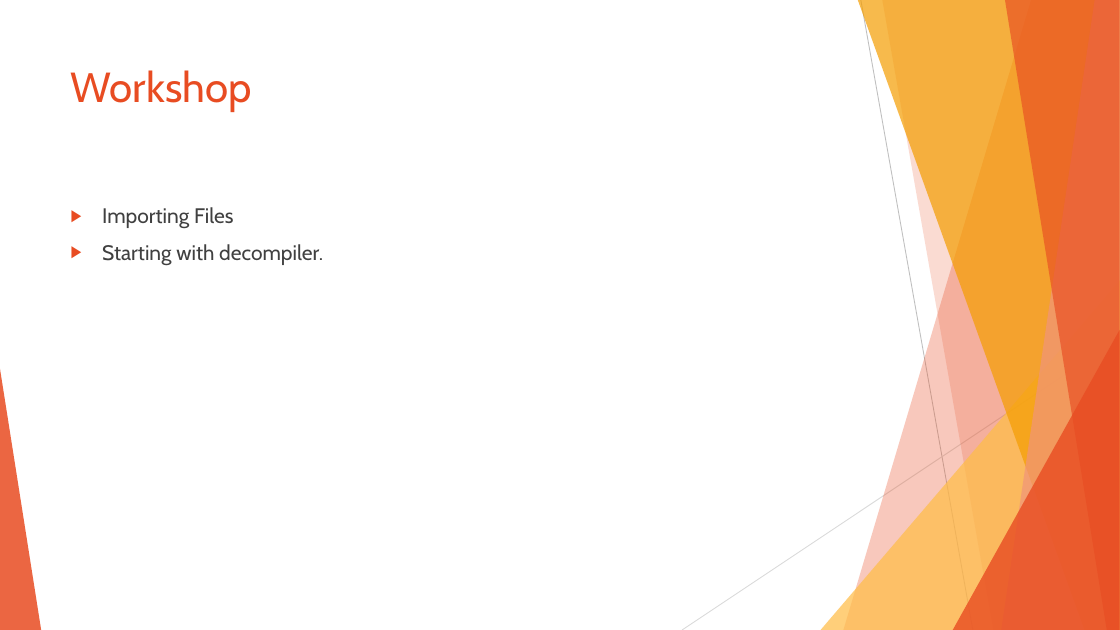
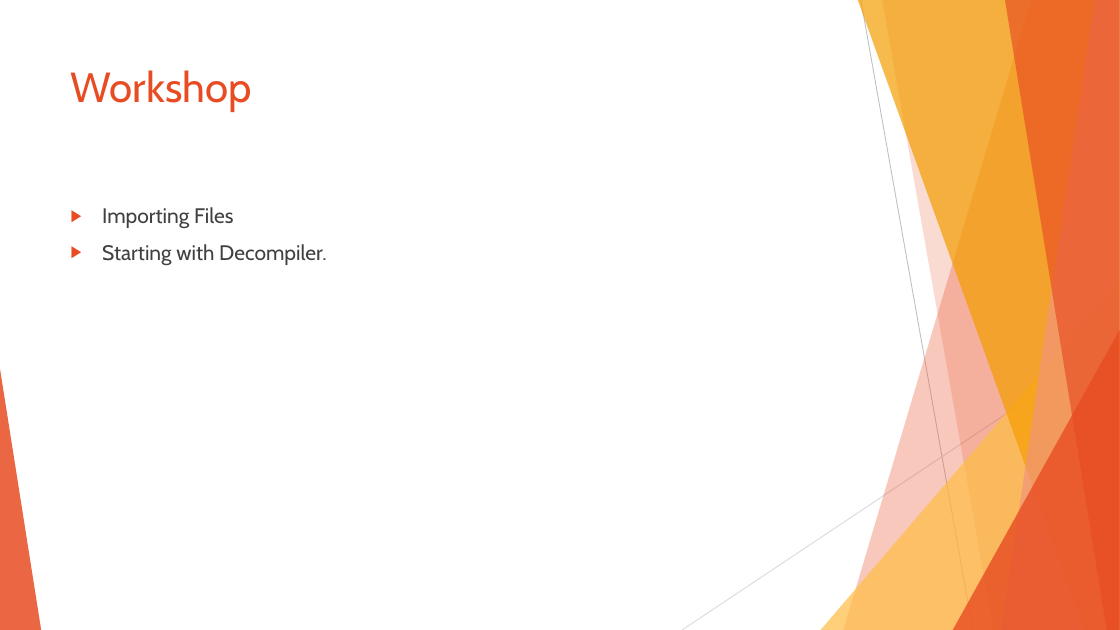
Before and after one commit to sebivenlo/ESDE-2022-Ghidra, a slide deck: slide 13 of Ghidra_Prep.pptx (slide 9 before the commit). Drawn at 1120x630 pixels with LibreOffice and Linux fonts; fonts in the diff are those of the drawing. Boxes give left, top, right and bottom in pixels: in the first picture for what was removed or moved away, otherwise in the second. Text is boxed around its words. In the diff, an @@ line names an element or a change of style, - is before the commit and + after.

```diff
--- a/Ghidra_Prep.pptx
+++ b/Ghidra_Prep.pptx
@@ text at (x1=102, y1=244, x2=326, y2=266): text changed @@
-▶ Starting with decompiler.
+▶ Starting with Decompiler.
```
Also in this commit, not shown: 6 other slides changed, 6 slides added, 1 slide removed.
